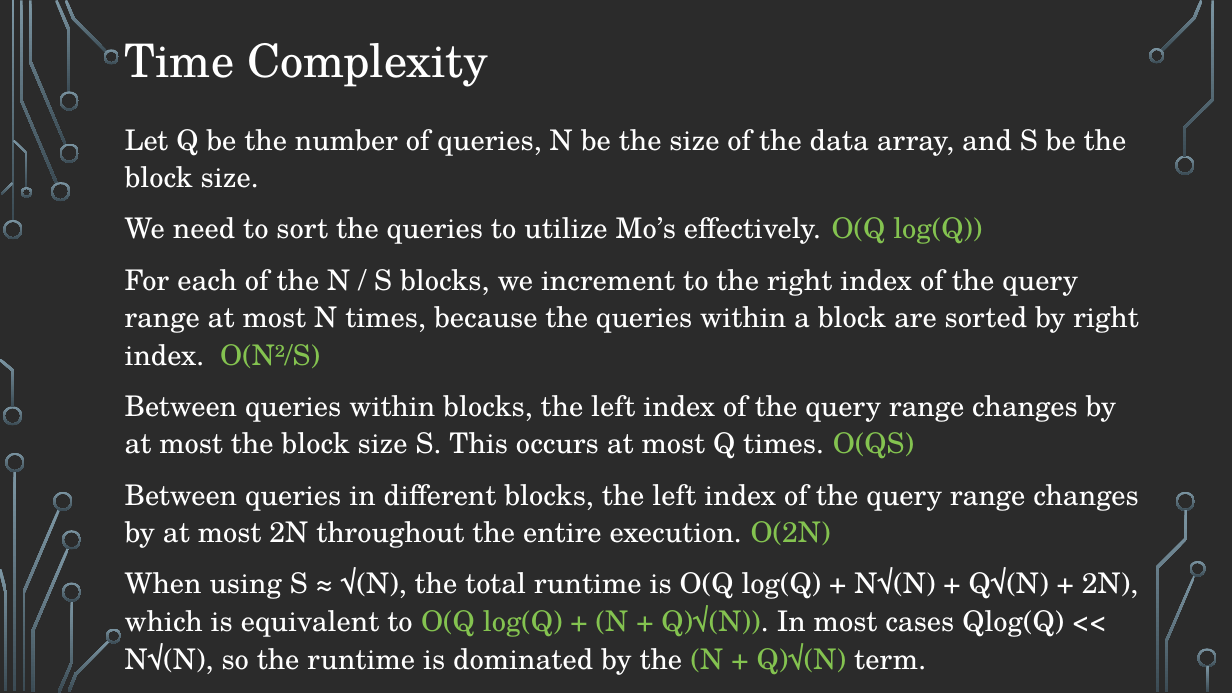
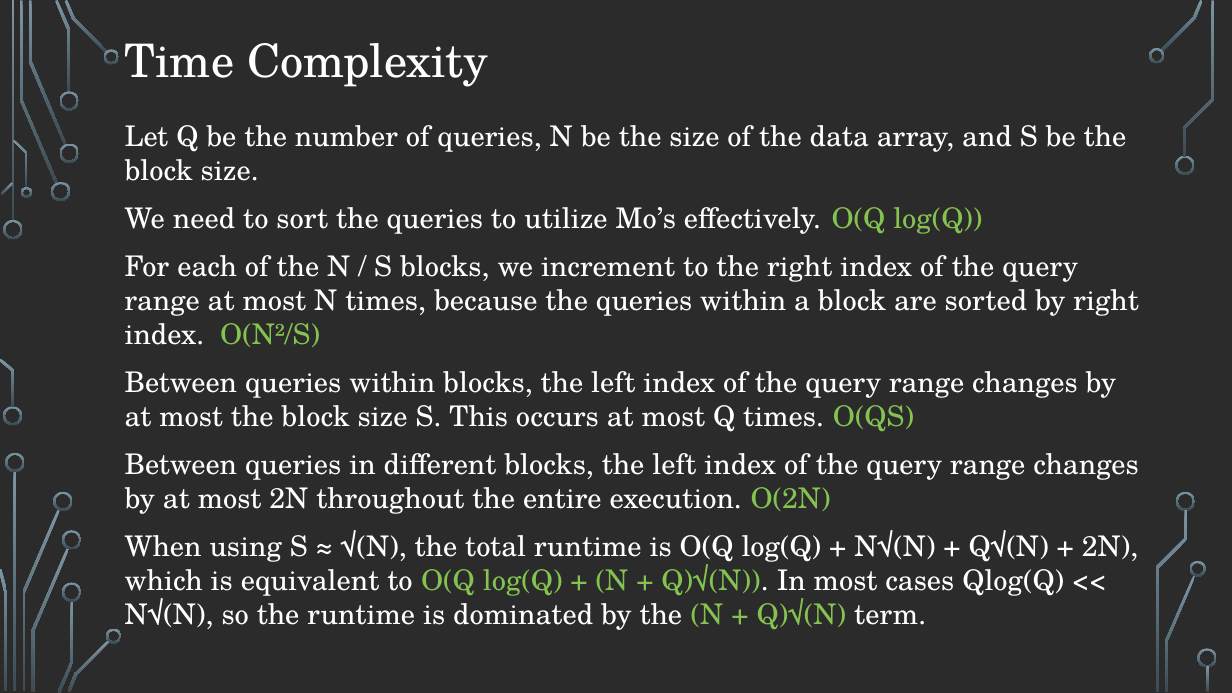
Before and after one commit to markfloryan/advalgo_projects, a slide deck: slide 16 of projects/16-mosAlgorithm/slides/presentation_mosAlgorithm.pptx. Drawn at 1232x693 pixels with LibreOffice and Linux fonts; fonts in the diff are those of the drawing; background and template pictures are left out; a plain dark background stands for a picture behind light text. Boxes give left, top, right and bottom in pixels: in the first picture for what was removed or moved away, otherwise in the second. Text is boxed around its words. In the diff, an @@ line names an element or a change of style, - is before the commit and + after.

Commit message:
Fix lecture slides (number misalignment in examples)

```diff
--- a/projects/16-mosAlgorithm/slides/presentation_mosAlgorithm.pptx
+++ b/projects/16-mosAlgorithm/slides/presentation_mosAlgorithm.pptx
@@ text "Let Q be the number ..." at <box>125,125,1139,630</box>: line spacing 1.1 to 1 @@
```
Also in this commit, not shown: 4 other slides changed, 1 other file.
